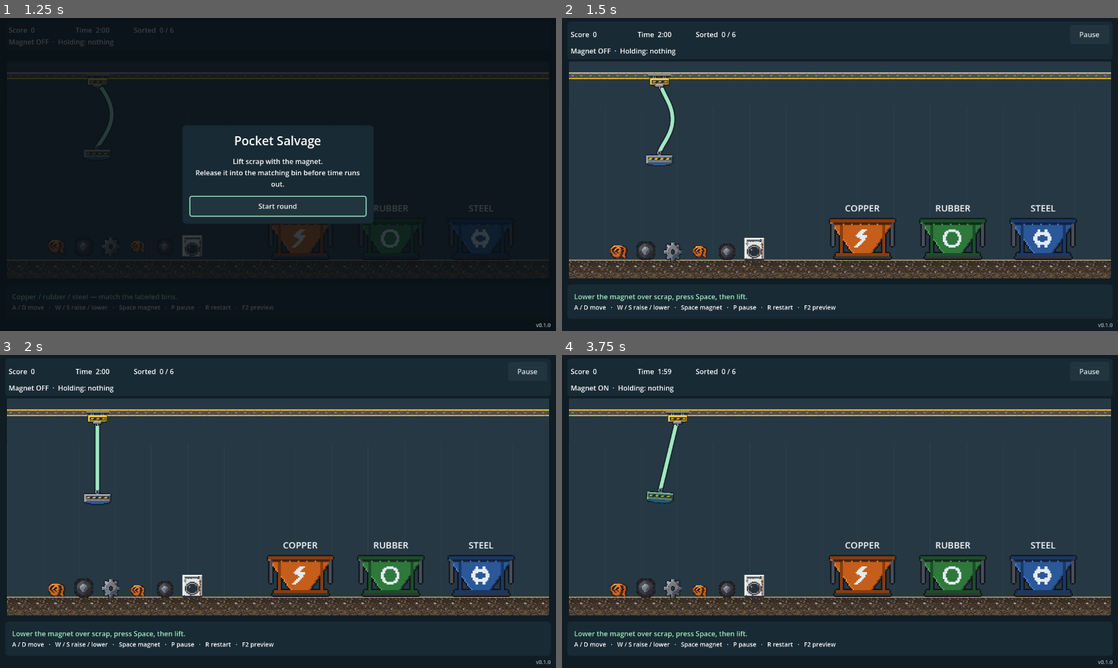
Above: before the commit, frames 1-4 (two rows, left to right).
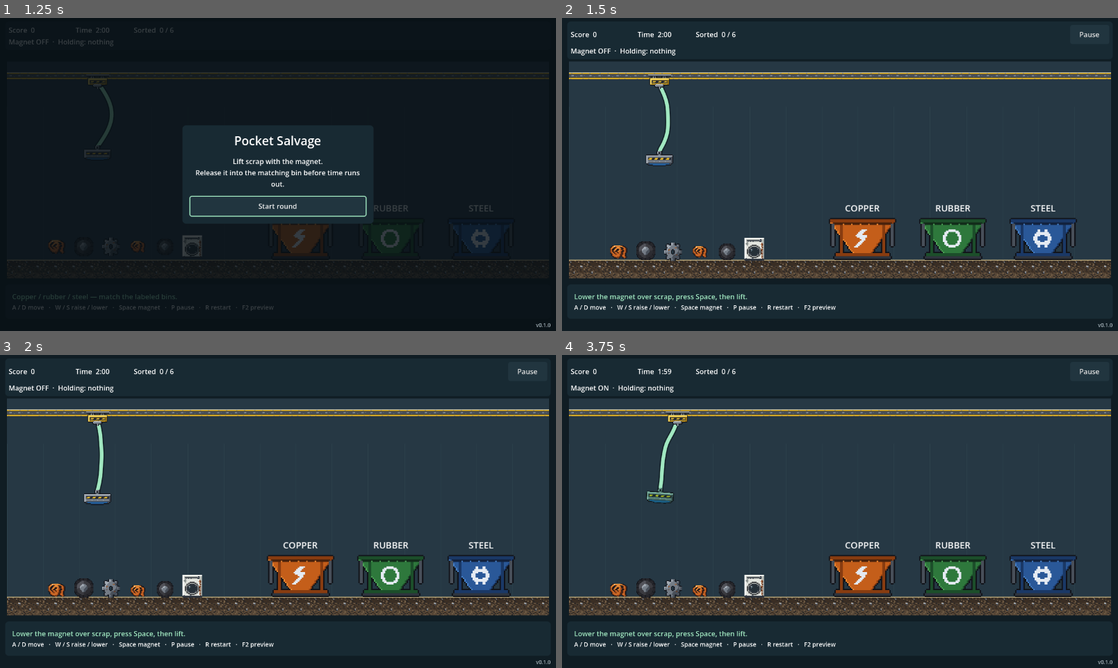
Above: after the commit, the same moments.

Repository: RaresKeY/pocket-salvage
Game: Godot game, scene res://scenes/main.tscn
Same seed, same stepped clock (60 frames per second), same inputs: the game is played once before the commit and once after it.
Inputs (mouse positions are in pixels of both pictures, inside the frame that each line leads up to):
- Up to frame 1 (1.25 s): click "Play prototype" at 0.5 s
- Up to frame 2 (1.5 s): click "Start round" at 1.25 s
- Up to frame 3 (2 s): no input
- Up to frame 4 (3.75 s): click "Pause" at 2 s; click "Resume" at 2.75 s; tap Space at 3.5 s; move the mouse to (962, 495) at 3.52 s; hold D from 3.53 s (still down); tap 1 at 3.6 s; click (962, 495) at 3.67 s

Frame 1 is identical in both runs. In frame 2, 0.2% of the frame differs, in the area x 17-21%, y 22-43%; in frame 3, 0.3%, in the area x 17-19%, y 22-44%; in frame 4, 0.3%.

Commit message:
Keep cable motion continuous through slack and taut transitions

Diff:
--- a/scripts/rope/rope_solver.gd
+++ b/scripts/rope/rope_solver.gd
@@ -78,20 +78,15 @@
 		old_points = points.duplicate()
 		previous_bends = path.bends.duplicate()
 	render_previous = points.duplicate()
-	# Full extension is piecewise straight through every supporting corner.
-	# Keep the pre-constraint positions as Verlet history: moving endpoints
-	# must carry cable motion into the next slack step, not reset the cable.
-	if total>=length-1.0:
-		for span in guides.size()-1:
-			for i in range(pins[span],pins[span+1]+1):
-				points[i] = guides[span].lerp(guides[span+1],float(i-pins[span])/(pins[span+1]-pins[span]))
-		old_points = render_previous.duplicate()
-		if topology_changed: render_previous = points.duplicate()
-		return
+	# Use the same tension solver through slack and full extension. Projecting
+	# the entire cable to a line here erased bends as input crossed the taut
+	# threshold, then injected that jump into the next Verlet step.
 	for span in guides.size()-1:
 		var first := pins[span]
 		var last := pins[span+1]
 		var segment := guides[span].distance_to(guides[span+1])*maxf(1.0,length/maxf(total,1))/(last-first)
+		old_points[first] = render_previous[first]
+		old_points[last] = render_previous[last]
 		points[first] = guides[span]
 		points[last] = guides[span+1]
 		for i in range(first+1,last):
@@ -115,6 +110,14 @@
 					points[i] = contact(points[i],points[i]+correction/weight,i)
 				if weight_b>0:
 					points[i+1] = contact(points[i+1],points[i+1]-correction/weight,i+1)
+		# Long-range tension limits propagate endpoint pulls through the
+		# cable without a special straight-line mode or a particle reset.
+		for i in range(first+1,last):
+			for endpoint in [first,last]:
+				var radial := points[i]-points[endpoint]
+				var reach := segment*absf(i-endpoint)
+				if radial.length()>reach:
+					points[i] = contact(points[i],points[endpoint]+radial.normalized()*reach,i)
 		# Catch link/edge intersections too, not just the particle sweeps.
 		for i in range(first+1,last):
 			var hit := ray(points[i-1],points[i])
--- a/tests/rope_test.gd
+++ b/tests/rope_test.gd
@@ -20,8 +20,11 @@
 	assert(taut.position.is_equal_approx(Vector2(200,0)))
 	assert(taut.velocity.is_equal_approx(Vector2(0,30)), "Keep tangential momentum")
 	rope.simulate(a, b, 240, 1.0 / 60.0)
-	for point in rope.points: assert(absf(point.y) < 0.01)
+	assert(rope.points[15].y > 20.0, "Reeling must tighten existing slack continuously")
+	for tick in 300: rope.simulate(a, b, 240, 1.0 / 60.0)
+	assert(rope.points[15].y < 20.0, "Tension must eventually take up slack")
 	_test_moving_taut_cable()
+	_test_taut_threshold_continuity()
 	var obstacle := PackedVector2Array([Vector2(80,-40),Vector2(160,-40),Vector2(160,100),Vector2(80,100)])
 	rope.path.build([obstacle])
 	rope.reset(a, b, 350)
@@ -47,7 +50,7 @@
 	rope.reset(a, b, 240)
 	rope.simulate(a, b, 240, 1.0 / 60.0)
 	# Translate the suspended cable while reeling it in. Every particle keeps
-	# its last position even though the tension constraint makes a straight line.
+	# its last position while the tension constraints propagate endpoint motion.
 	for tick in 12:
 		var previous := rope.points.duplicate()
 		a.x += 2.0
@@ -56,13 +59,12 @@
 		rope.simulate(a, b, b.y, 1.0 / 60.0)
 		assert(rope.old_points == previous, "Taut movement/reeling must retain particle history")
 		assert(rope.points.size() == previous.size(), "Moving anchors must not remesh the cable")
-		for point in rope.points:
-			assert(is_equal_approx(point.x, a.x), "Taut cable remains straight")
+
 	var midpoint := rope.points.size() / 2
 	var prior_middle: Vector2 = rope.points[midpoint]
 	# Paying out leaves room for the existing transverse velocity to continue.
 	rope.simulate(a, b, b.y + 80.0, 1.0 / 60.0)
-	assert(rope.points[midpoint].x > prior_middle.x + 1.0,
+	assert(absf(rope.points[midpoint].x - prior_middle.x) > 0.01,
 		"Paying out must preserve sideways motion from the moving hoist")
 	assert(rope.points[0] == a and rope.points[-1] == b)
 	for tick in 180:
@@ -70,3 +72,32 @@
 	for point in rope.points:
 		assert(point.is_finite())
 		assert(point.distance_to(a) < 400.0, "Released cable motion remains bounded")
+
+func _test_taut_threshold_continuity() -> void:
+	var rope := Solver.new()
+	var a := Vector2.ZERO
+	var b := Vector2(240, 0)
+	rope.reset(a, b, 270.0)
+	for tick in 180: rope.simulate(a, b, 270.0, 1.0 / 60.0)
+	for tick in 14:
+		rope.simulate(a, b, maxf(241.2, 270.0 - (tick + 1) * 130.0 / 60.0), 1.0 / 60.0)
+	# A reel input used to erase the entire sag in a single frame at length 241.
+	# Repeated crossings must retain the same particles and motion history.
+	var nearby := Solver.new()
+	nearby.reset(a, b, 270.0)
+	nearby.points = rope.points.duplicate()
+	nearby.old_points = rope.old_points.duplicate()
+	rope.simulate(a, b, 240.8, 1.0 / 60.0)
+	nearby.simulate(a, b, 241.2, 1.0 / 60.0)
+	assert(rope.points[15].distance_to(nearby.points[15]) < 1.0,
+		"A subpixel payout difference must not select a different cable shape mode")
+	var peak_jump := 0.0
+	for tick in 180:
+		var previous := rope.points.duplicate()
+		var length := 240.8 if tick % 2 == 0 else 241.2
+		rope.simulate(a, b, length, 1.0 / 60.0)
+		assert(rope.old_points == previous, "Taut transitions must not clear Verlet history")
+		assert(rope.points.size() == previous.size())
+		peak_jump = maxf(peak_jump, rope.points[15].distance_to(previous[15]))
+		assert(rope.points[0] == a and rope.points[-1] == b)
+	assert(peak_jump < 12.0, "Threshold crossings must tighten continuously, not snap to a line")
Not shown, changed: specs/rope.md
